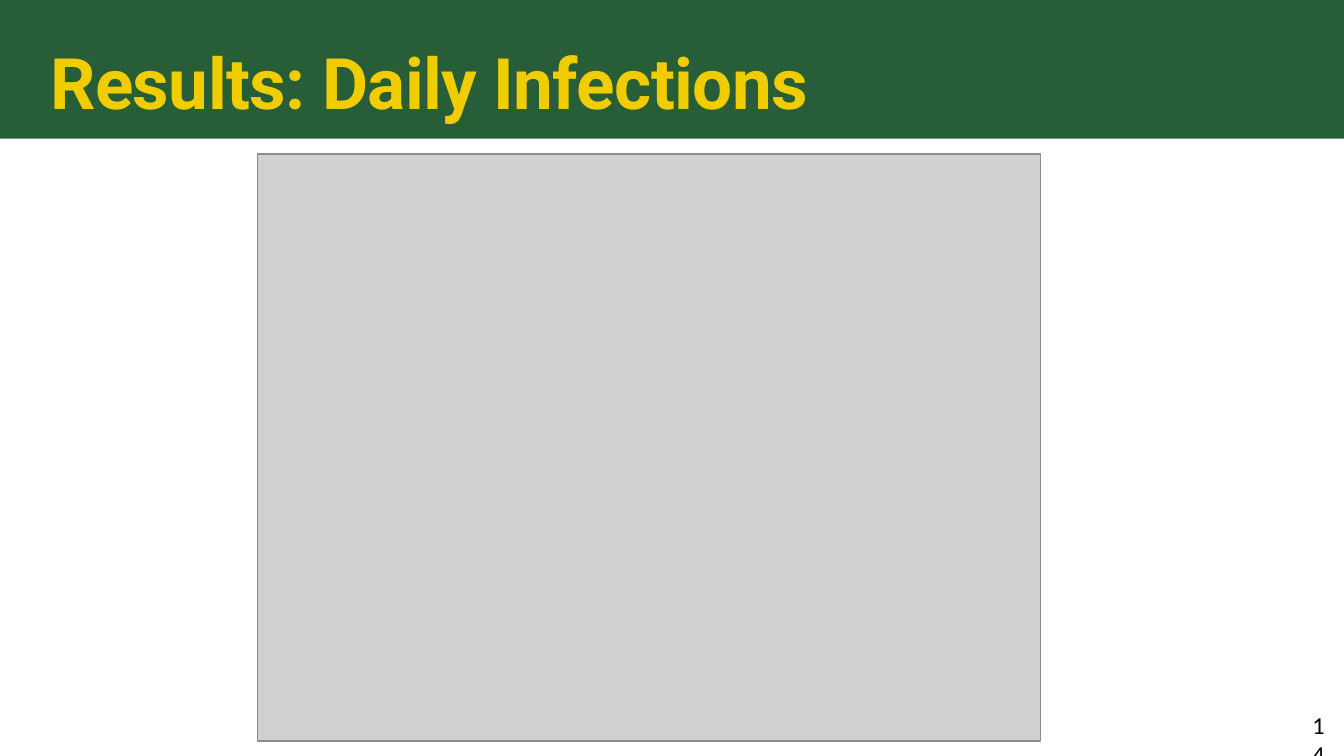
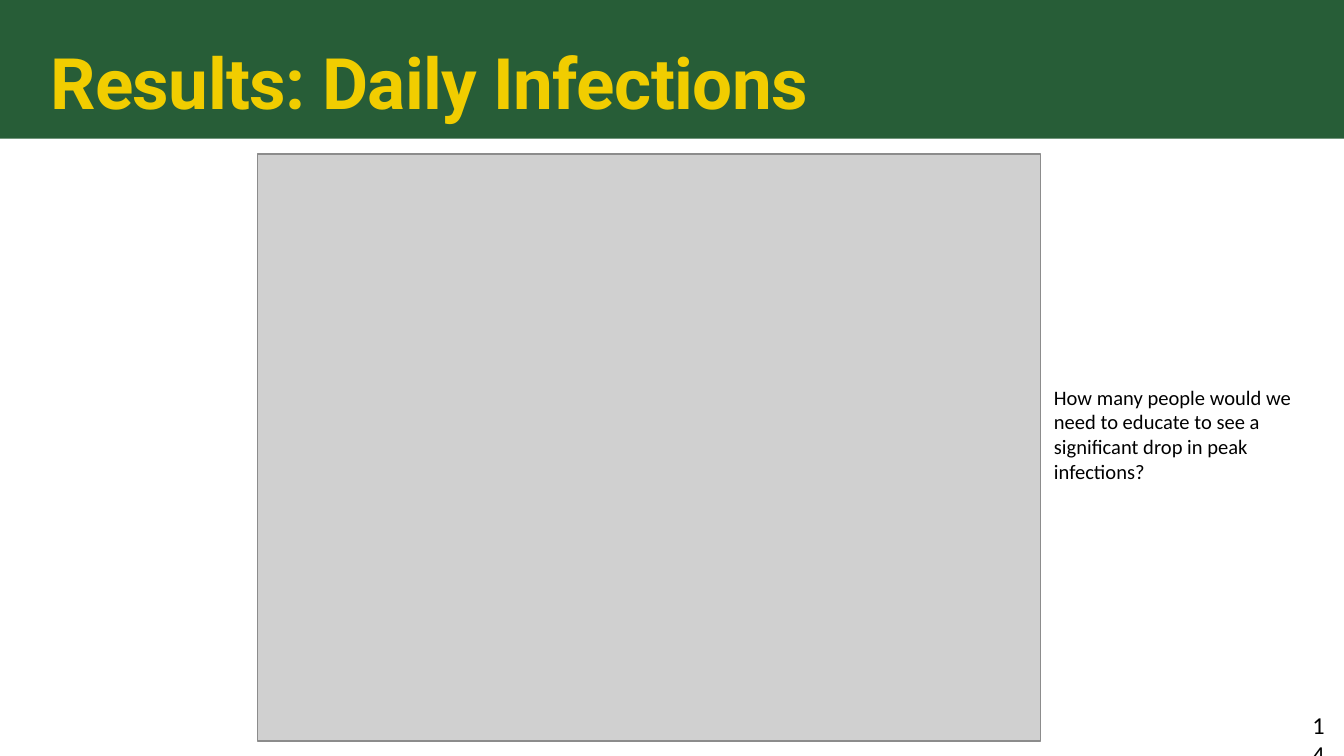
Before and after one commit to colbychristian/mpox_sier, a slide deck: slide 14 of Mpox_education_PPT.pptx. Drawn at 1344x756 pixels with LibreOffice and Linux fonts; fonts in the diff are those of the drawing; grey boxes stand for pictures. Boxes give left, top, right and bottom in pixels: in the first picture for what was removed or moved away, otherwise in the second. Text is boxed around its words. In the diff, an @@ line names an element or a change of style, - is before the commit and + after.

```diff
--- a/Mpox_education_PPT.pptx
+++ b/Mpox_education_PPT.pptx
@@ text added at [1054,390,1291,479], 11 pt, text #000000 @@
+How many people would we need to educate to see a significant drop in peak infections?
```
Also in this commit, not shown: 1 other slide changed.
